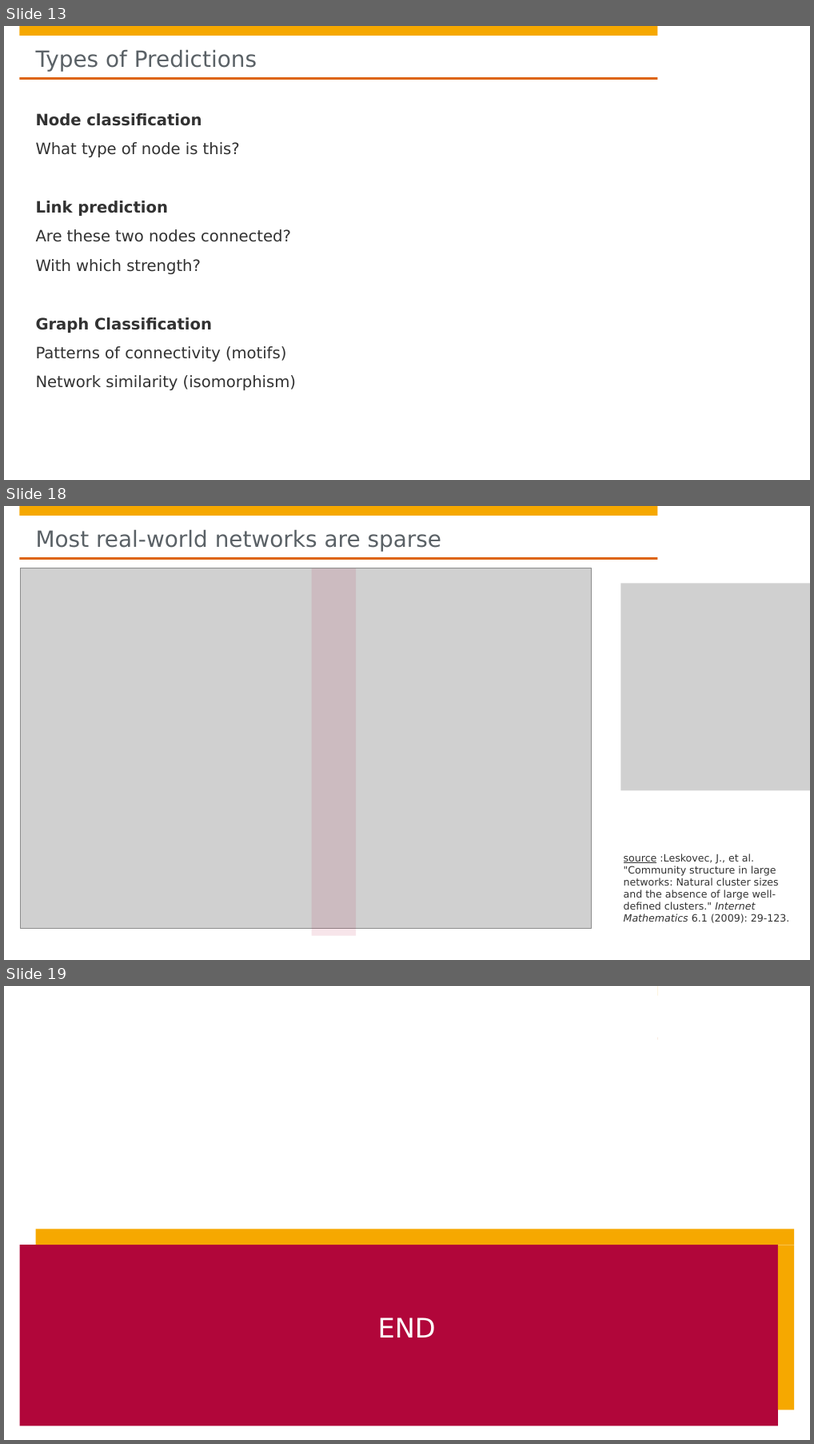
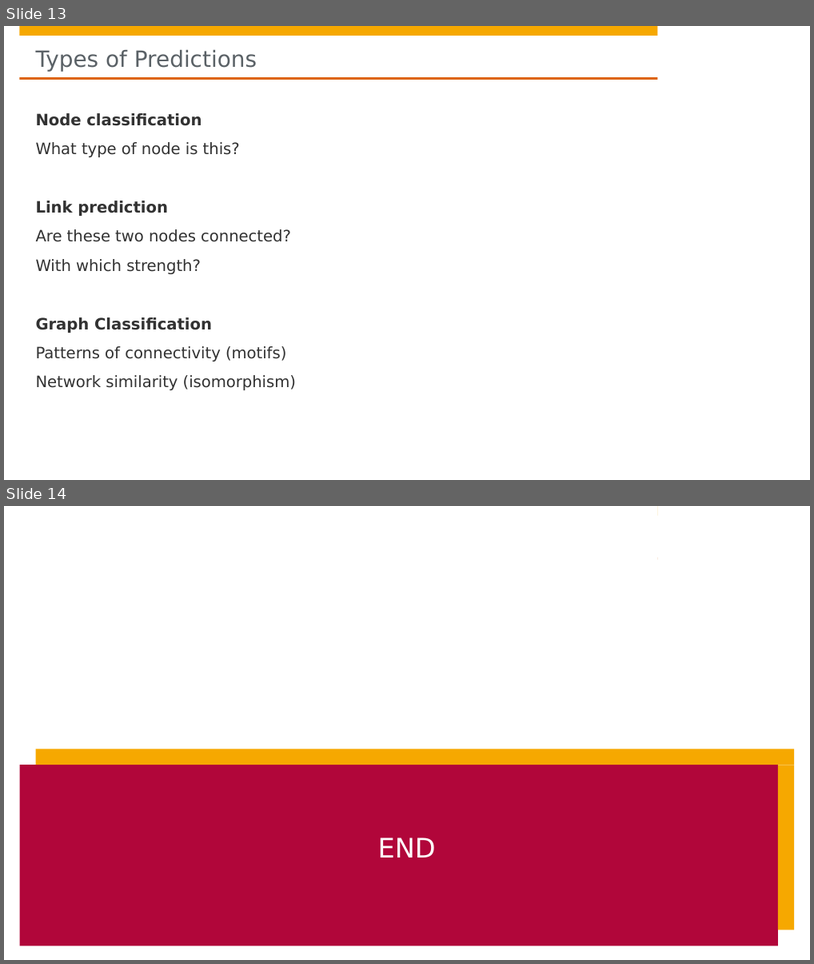
Before and after one commit to hpi-sam/Spatio-Temporal-Graphs, a slide deck: slides/1. Planning_Organization.pptx. Shown one above the other, each under a label of ours: slides 13, 18 and 19 before the commit, slides 13 and 14 after it; the slides between them are not shown. The pictures are 814x1444 and 814x964 pixels, drawn with LibreOffice and Linux fonts; fonts in the diff are those of the drawing; grey boxes stand for pictures; background and template pictures are left out. Boxes give left, top, right and bottom in pixels: in the first picture for what was removed or moved away, otherwise in the second. Text is boxed around its words. In the diff, an @@ line names an element or a change of style, - is before the commit and + after.

```diff
--- a/slides/1. Planning_Organization.pptx
+++ b/slides/1. Planning_Organization.pptx
@@ slide 18 removed at box(4, 506, 810, 960), background #FFFFFF; not listed: 3 template elements that a slide beside it also shows @@
@@ title removed at box(36, 530, 442, 552) @@
-Most real-world networks are sparse
@@ picture removed at box(20, 568, 592, 928) @@
@@ rectangle removed at box(312, 568, 356, 936) @@
@@ picture removed at box(621, 583, 810, 790) @@
@@ text removed at box(624, 853, 790, 923) @@
-source :Leskovec, J., et al. "Community structure in large networks: Natural cluster sizes and the absence of large well-defined clusters." Internet Mathematics 6.1 (2009): 29-123.
@@ what was slide 19 is now slide 14 @@
```
Also in this commit, not shown: 4 other slides removed, 1 other file.
